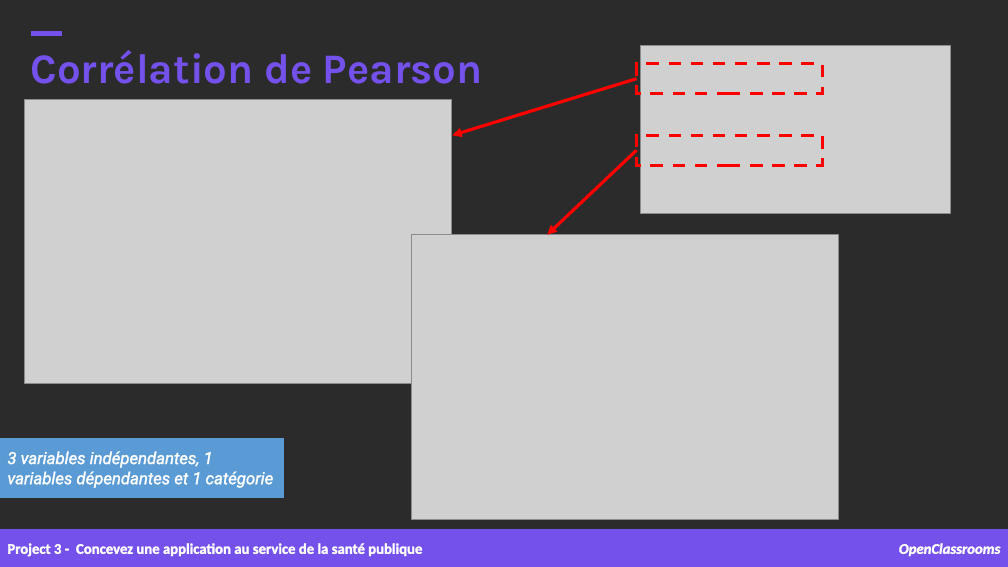
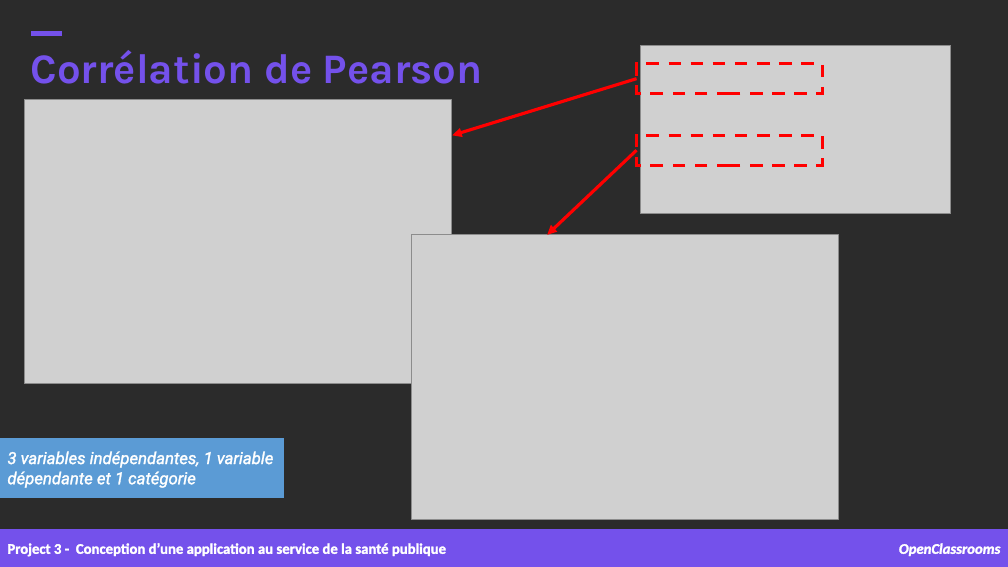
Before and after one commit to samirhinojosa/OC-P3-design-application-public-health, a slide deck: slide 28 of supports/P3_02_presentation v1.pptx (slide 27 before the commit). Drawn at 1008x567 pixels with LibreOffice and Linux fonts; fonts in the diff are those of the drawing; grey boxes stand for pictures; background and template pictures are left out; a plain dark background stands for a picture behind light text. Boxes give left, top, right and bottom in pixels: in the first picture for what was removed or moved away, otherwise in the second. Text is boxed around its words. In the diff, an @@ line names an element or a change of style, - is before the commit and + after.

```diff
--- a/supports/P3_02_presentation v1.pptx
+++ b/supports/P3_02_presentation v1.pptx
@@ text at [7,451,274,488]: text changed @@
-3 variables indépendantes, 1 variables dépendantes et 1 catégorie
+3 variables indépendantes, 1 variable dépendante et 1 catégorie
@@ text at [7,543,446,557]: text changed @@
-Project 3 - Concevez une application au service de la santé publique
+Project 3 - Conception d’une application au service de la santé publique
```
Also in this commit, not shown: 33 other slides changed, 1 slide added, 22 other files.
